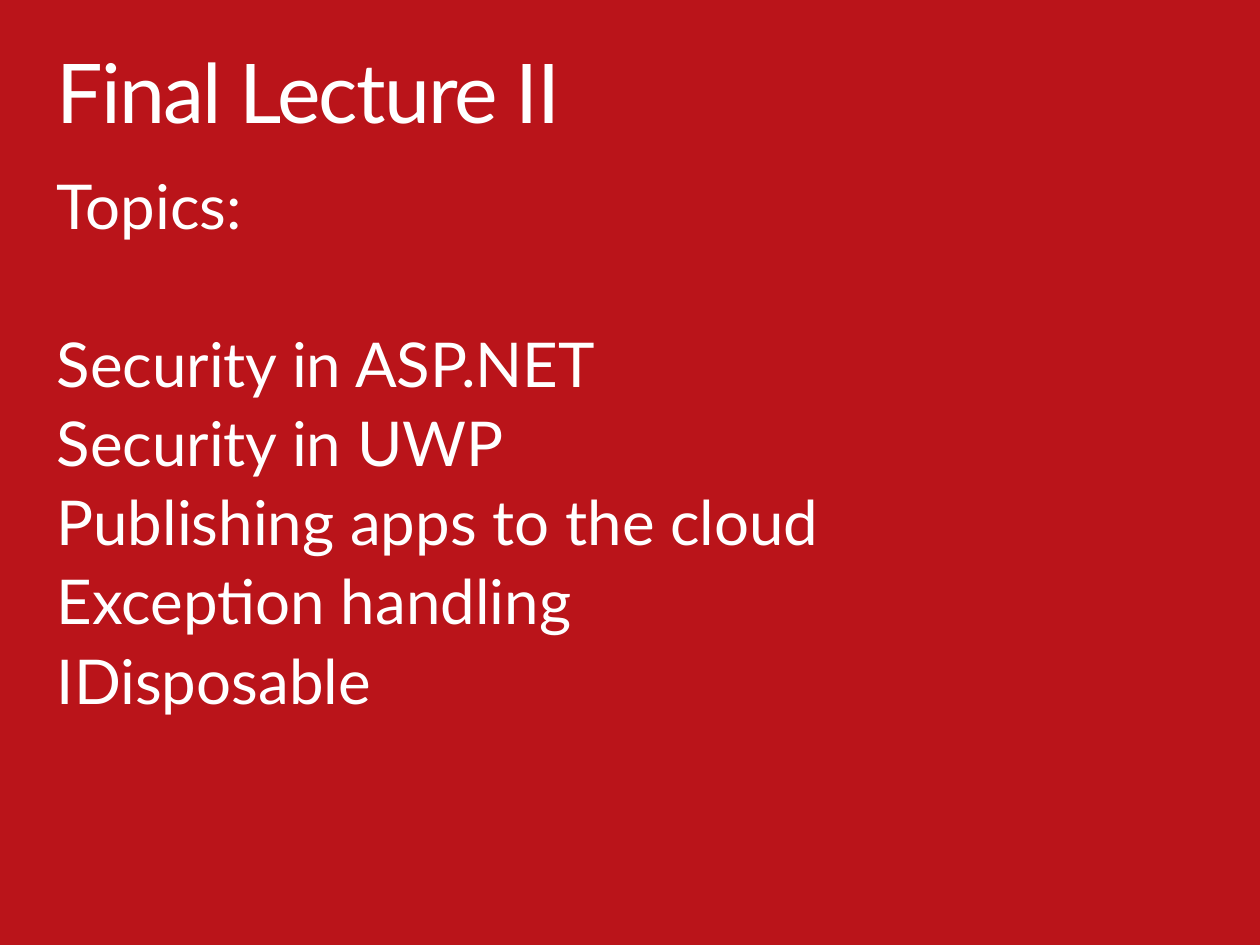
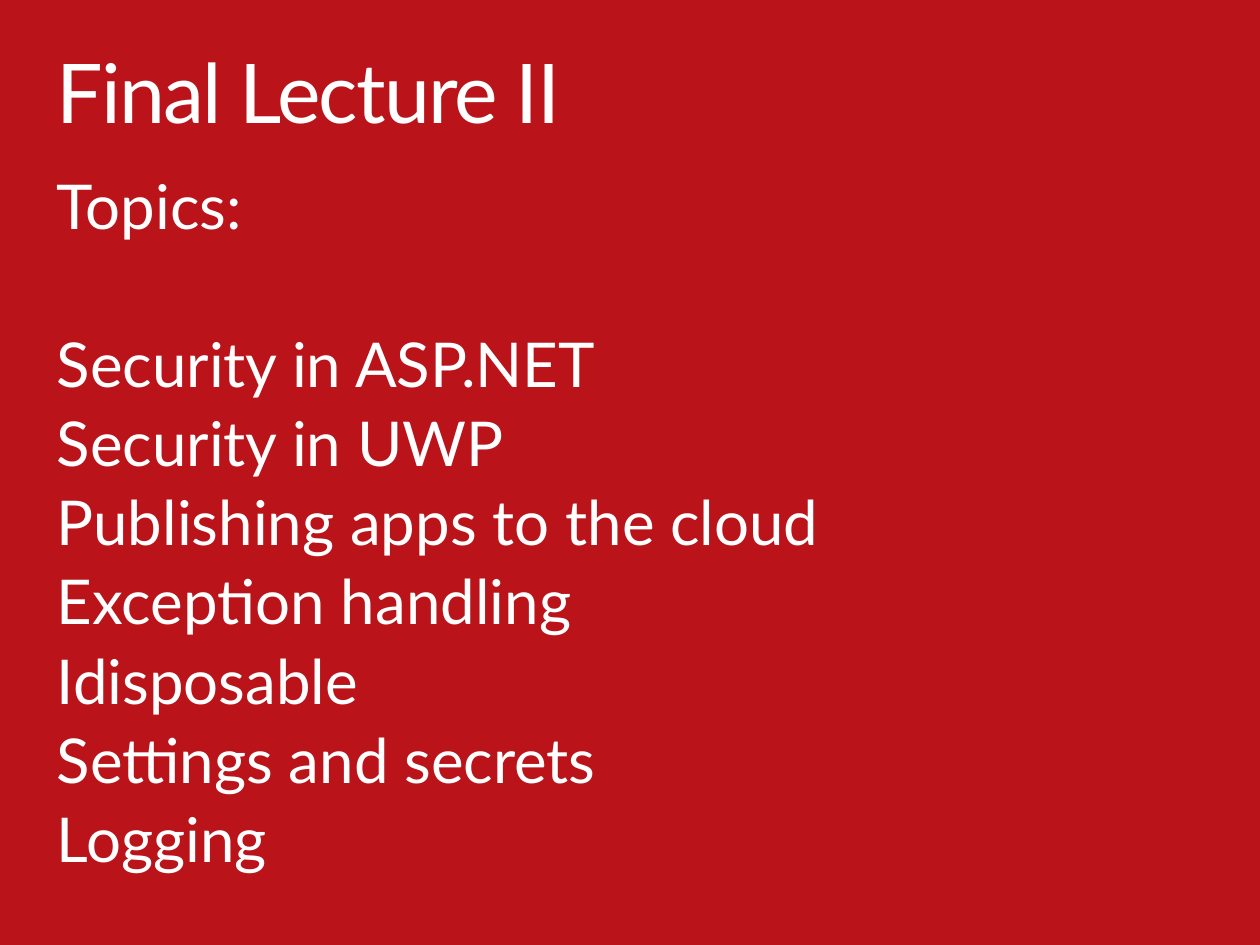
Before and after one commit to ondfisk/BDSA2016, a slide deck: slide 4 of Slides/Lecture10 - XAML part II.pptx. Drawn at 1260x945 pixels with LibreOffice and Linux fonts; fonts in the diff are those of the drawing. Boxes give left, top, right and bottom in pixels: in the first picture for what was removed or moved away, otherwise in the second. Text is boxed around its words. In the diff, an @@ line names an element or a change of style, - is before the commit and + after.

```diff
--- a/Slides/Lecture10 - XAML part II.pptx
+++ b/Slides/Lecture10 - XAML part II.pptx
@@ text at (57, 658, 595, 873): text changed @@
-IDisposable
+Idisposable
+Settings and secrets
+Logging
```
Also in this commit, not shown: 1 other slide changed, 14 other files.
